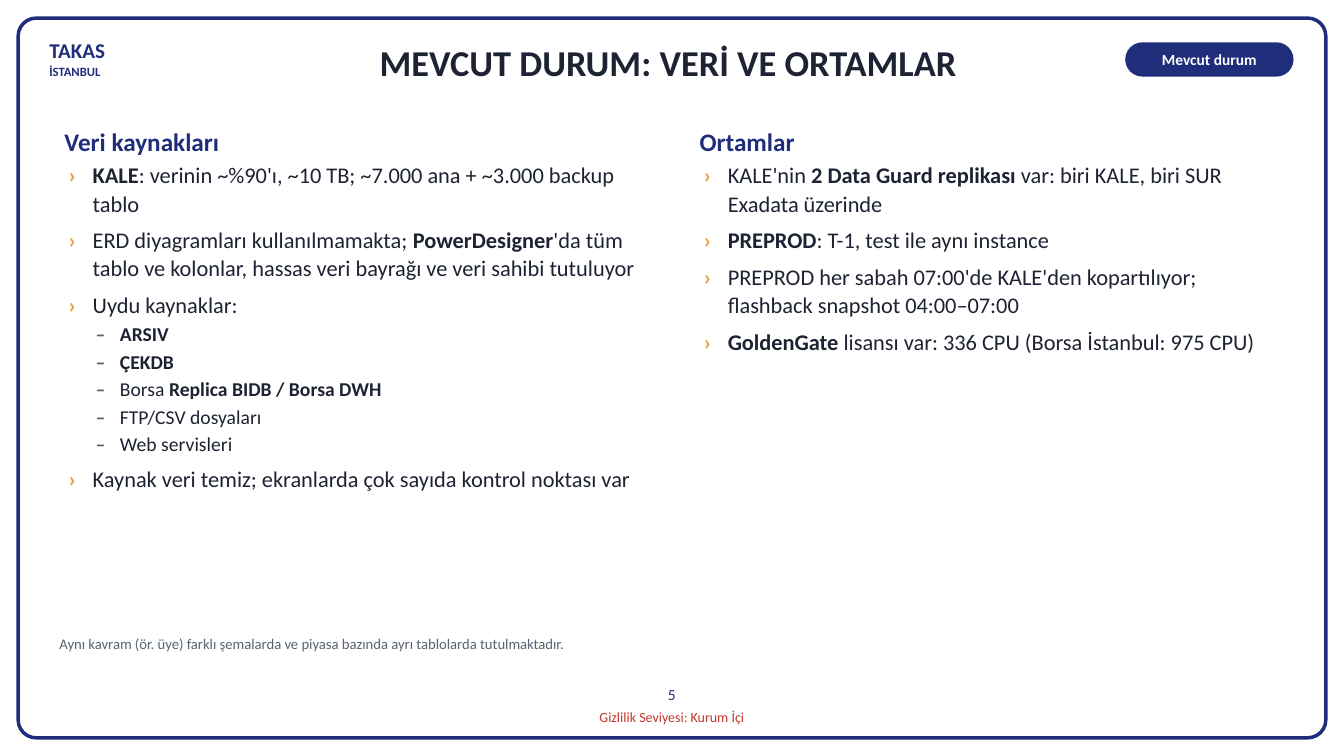
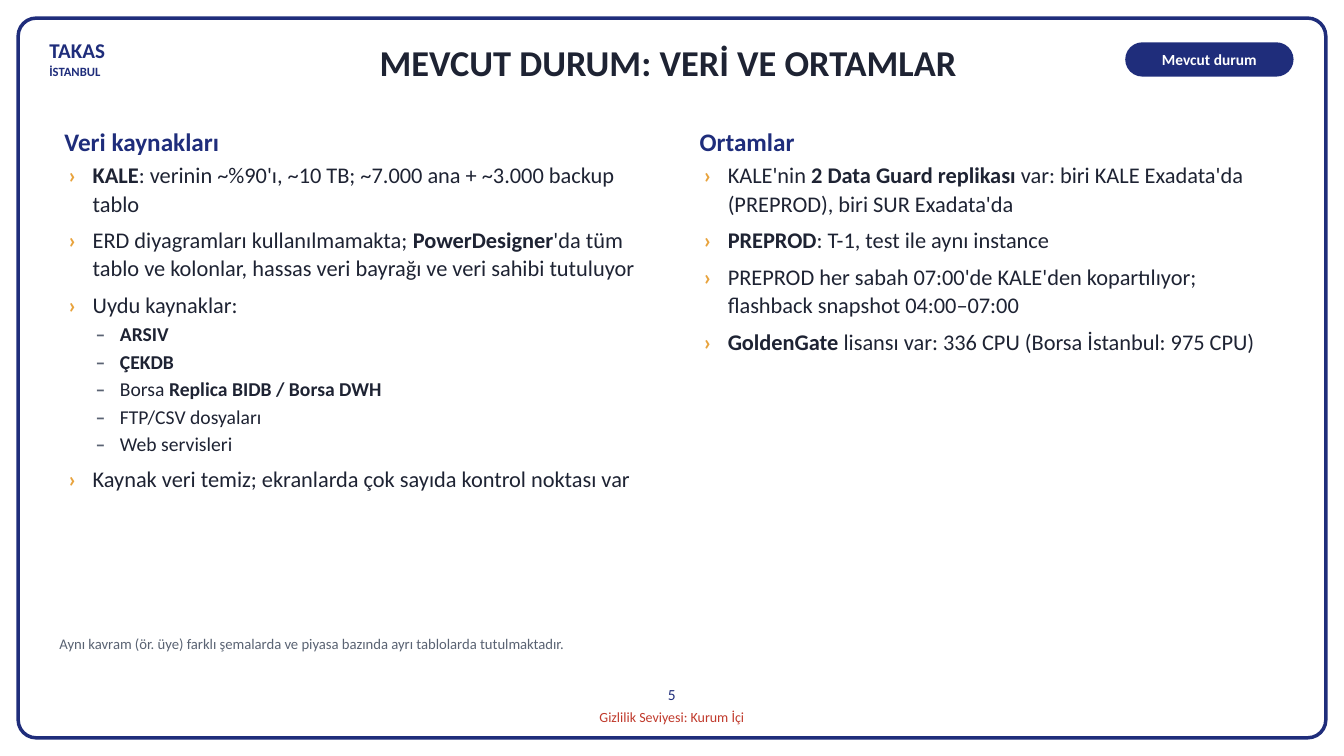
Before and after one commit to hanifidemirel0/Cursor-Projects, a slide deck: slide 5 of outputs/dwh-sunum-kasim-2026/5 - DWHSunum_Kasim2026.pptx. Drawn at 1344x756 pixels with LibreOffice and Linux fonts; fonts in the diff are those of the drawing. Boxes give left, top, right and bottom in pixels: in the first picture for what was removed or moved away, otherwise in the second. Text is boxed around its words. In the diff, an @@ line names an element or a change of style, - is before the commit and + after.

```diff
--- a/outputs/dwh-sunum-kasim-2026/5 - DWHSunum_Kasim2026.pptx
+++ b/outputs/dwh-sunum-kasim-2026/5 - DWHSunum_Kasim2026.pptx
@@ text at (728,167,1243,215): text changed @@
-› KALE'nin 2 Data Guard replikası var: biri KALE, biri SUR Exadata üzerinde
+› KALE'nin 2 Data Guard replikası var: biri KALE Exadata'da (PREPROD), biri SUR Exadata'da
```
Also in this commit, not shown: 1 other slide changed, 5 other files.
